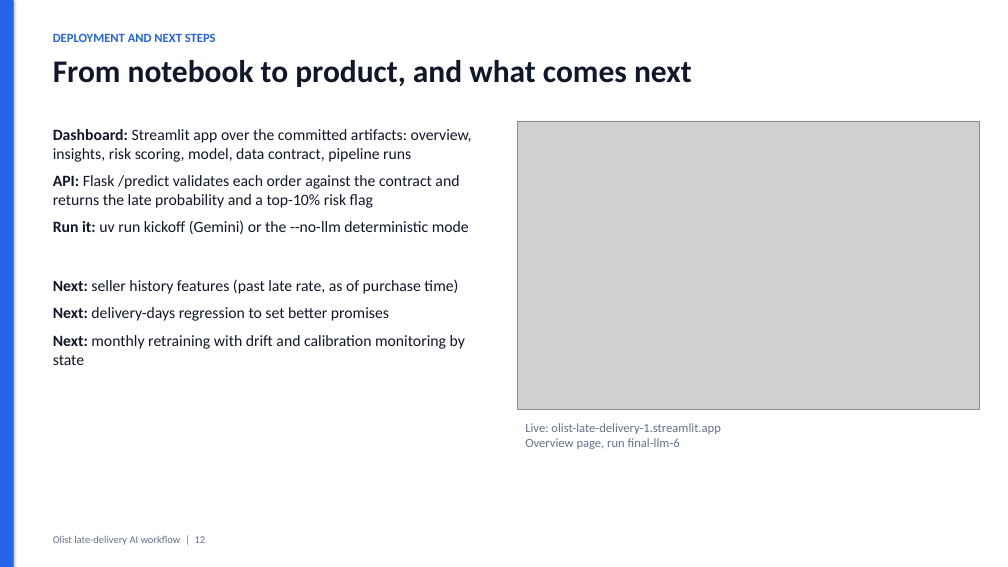
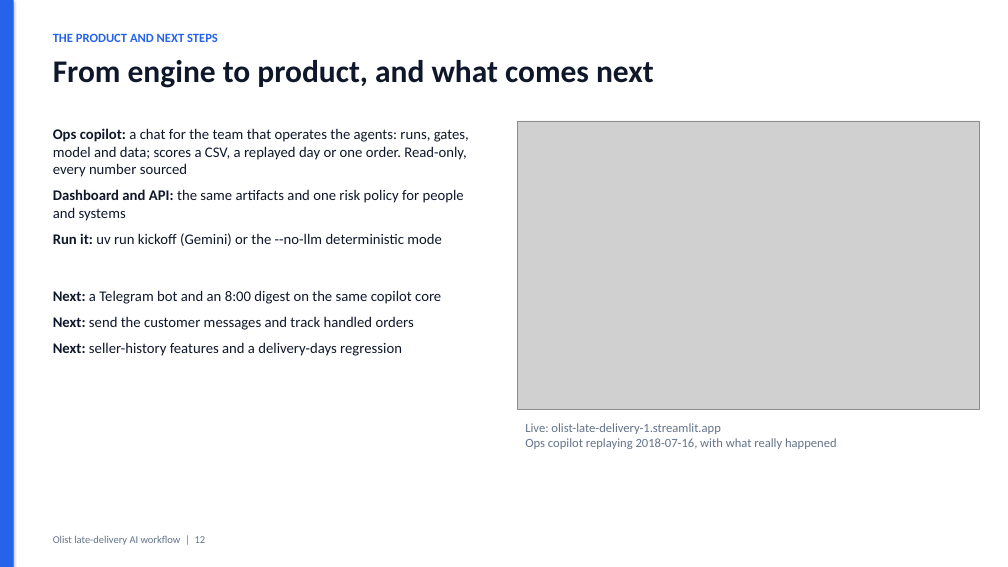
Before and after one commit to matnael332/olist-crewai-flow, a slide deck: slide 12 of docs/presentation.pptx. Drawn at 1008x567 pixels with LibreOffice and Linux fonts; fonts in the diff are those of the drawing; grey boxes stand for pictures. Boxes give left, top, right and bottom in pixels: in the first picture for what was removed or moved away, otherwise in the second. Text is boxed around its words. In the diff, an @@ line names an element or a change of style, - is before the commit and + after.

```diff
--- a/docs/presentation.pptx
+++ b/docs/presentation.pptx
@@ text at bbox=[53, 33, 218, 42]: text changed @@
-DEPLOYMENT AND NEXT STEPS
+THE PRODUCT AND NEXT STEPS
@@ text at bbox=[53, 60, 654, 88]: text changed @@
-From notebook to product, and what comes next
+From engine to product, and what comes next
@@ text at bbox=[53, 128, 469, 221]: text changed; size 15 to 14 pt @@
-Dashboard: Streamlit app over the committed artifacts: overview, insights, risk scoring, model, data contract, pipeline runs
-API: Flask /predict validates each order against the contract and returns the late probability and a top-10% risk flag
+Ops copilot: a chat for the team that operates the agents: runs, gates, model and data; scores a CSV, a replayed day or one order. Read-only, every number sourced
+Dashboard and API: the same artifacts and one risk policy for people and systems
@@ text at bbox=[53, 233, 442, 246]: size 15 to 14 pt in "Run it: uv run kickoff (Gemini) or ..." @@
@@ text at bbox=[53, 290, 441, 356]: text changed; size 15 to 14 pt @@
-Next: seller history features (past late rate, as of purchase time)
-Next: delivery-days regression to set better promises
-Next: monthly retraining with drift and calibration monitoring by state
+Next: a Telegram bot and an 8:00 digest on the same copilot core
+Next: send the customer messages and track handled orders
+Next: seller-history features and a delivery-days regression
@@ text at bbox=[525, 438, 837, 449]: text changed @@
-Overview page, run final-llm-6
+Ops copilot replaying 2018-07-16, with what really happened
```
Also in this commit, not shown: 1 other slide changed, 23 other files.
